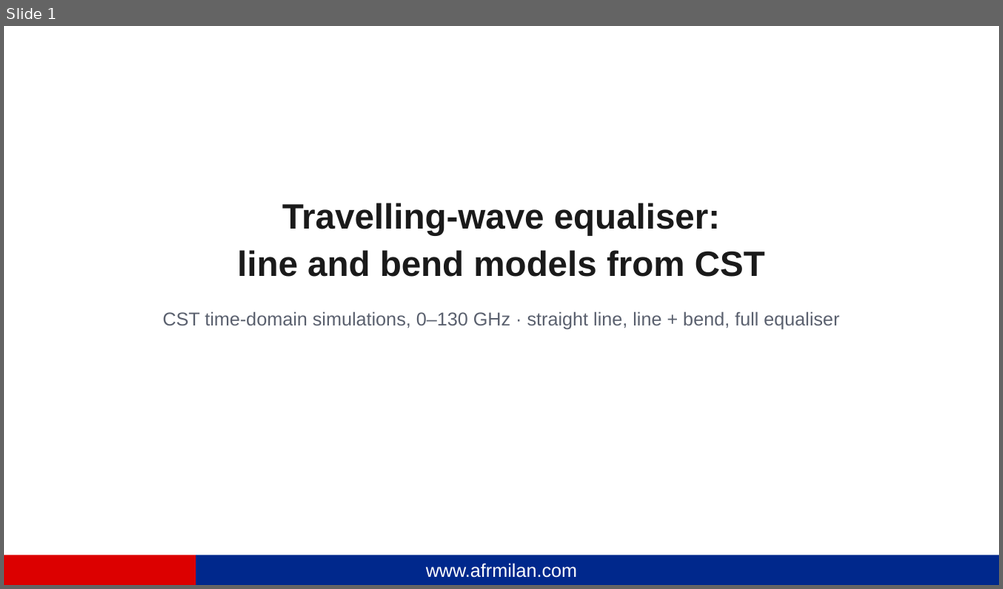
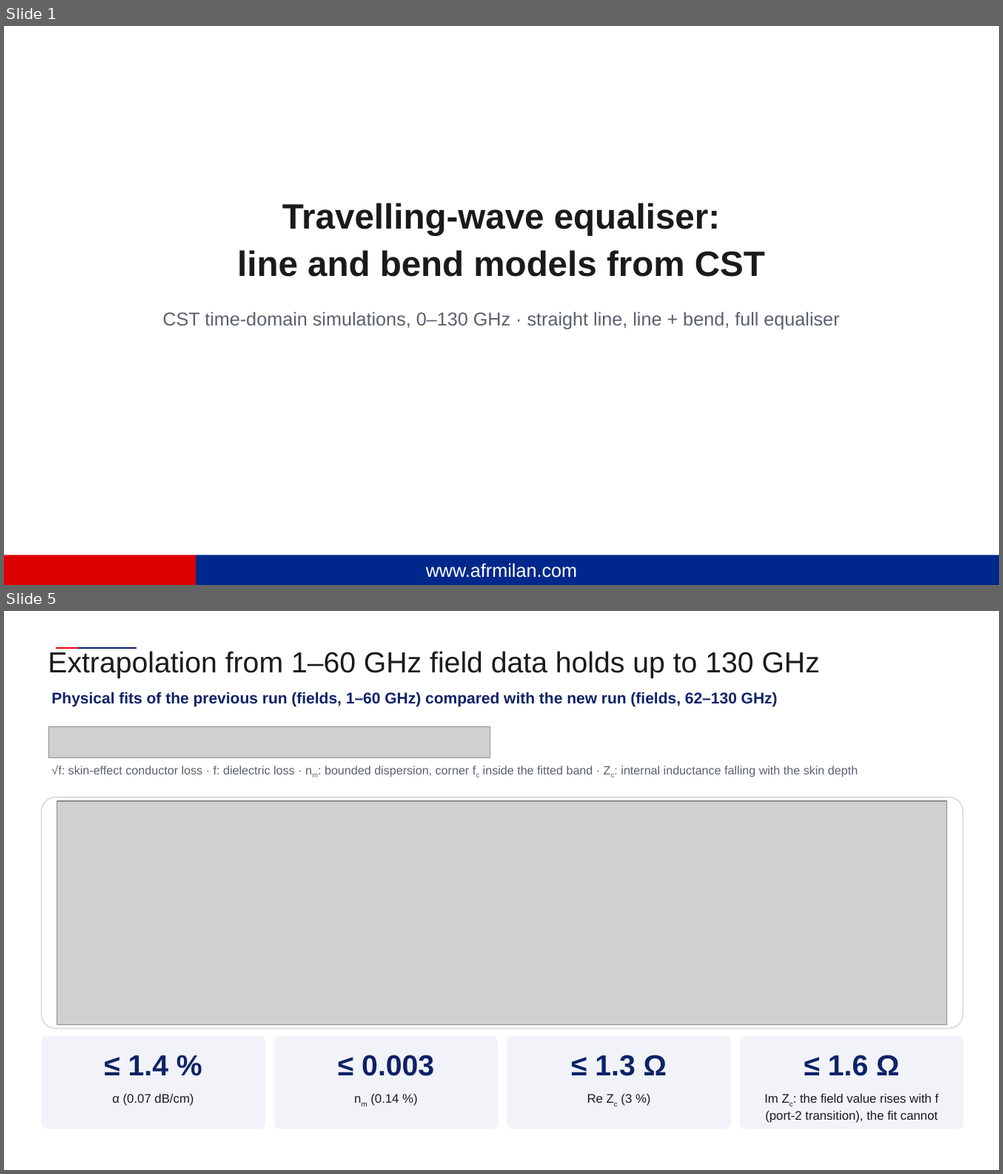
Before and after one commit to andreimuresian/claude, a slide deck: docs/cst/Equalization/Equalisation.pptx. Shown one above the other, each under a label of ours: slide 1 before the commit, slides 1 and 5 after it; the slides between them are not shown. The pictures are 1003x589 and 1003x1174 pixels, drawn with LibreOffice and Linux fonts; fonts in the diff are those of the drawing; grey boxes stand for pictures; background and template pictures are left out. Boxes give left, top, right and bottom in pixels: in the first picture for what was removed or moved away, otherwise in the second. Text is boxed around its words. In the diff, an @@ line names an element or a change of style, - is before the commit and + after.

```diff
--- a/docs/cst/Equalization/Equalisation.pptx
+++ b/docs/cst/Equalization/Equalisation.pptx
@@ slide 5 added at (4, 611, 999, 1170), background #FFFFFF @@
@@ text added at (48, 651, 819, 678), 28 pt, text #1A1A1A @@
+Extrapolation from 1–60 GHz field data holds up to 130 GHz
@@ line added from (56, 648) to (80, 648), #F20013 2 pt @@
@@ line added from (78, 648) to (136, 648), #0E2268 2 pt @@
@@ text added at (51, 692, 777, 707), 15 pt, text #0E2268, bold @@
+Physical fits of the previous run (fields, 1–60 GHz) compared with the new run (fields, 62–130 GHz)
@@ picture added at (48, 726, 489, 758) @@
@@ text added at (51, 765, 857, 777), 11.5 pt, text #5A606E @@
+√f: skin-effect conductor loss · f: dielectric loss · nm: bounded dispersion, corner fc inside the fitted band · Zc: internal inductance falling with the skin depth
@@ rounded rectangle added at (41, 797, 963, 1029), fill #FFFFFF, outline #D9DCE3 1.25 pt @@
@@ picture added at (57, 801, 946, 1025) @@
@@ rounded rectangle added at (41, 1037, 265, 1130), fill #F1F3F8 @@
@@ rounded rectangle added at (274, 1037, 498, 1130), fill #F1F3F8 @@
@@ rounded rectangle added at (507, 1037, 731, 1130), fill #F1F3F8 @@
@@ rounded rectangle added at (740, 1037, 964, 1130), fill #F1F3F8 @@
@@ text added at (128, 1056, 168, 1076), 28 pt, text #0E2268, bold @@
+≤ 1.4 %
@@ text added at (361, 1055, 434, 1076), 28 pt, text #0E2268, bold @@
+≤ 0.003
@@ text added at (595, 1055, 666, 1076), 28 pt, text #0E2268, bold @@
+≤ 1.3 Ω
@@ text added at (828, 1055, 899, 1076), 28 pt, text #0E2268, bold @@
+≤ 1.6 Ω
@@ text added at (112, 1094, 193, 1106), 12 pt, text #1A1A1A @@
+α (0.07 dB/cm)
@@ text added at (370, 1094, 398, 1106), 12 pt, text #1A1A1A @@
+nm (0.14 %)
@@ text added at (587, 1094, 632, 1106), 12 pt, text #1A1A1A @@
+Re Zc (3 %)
@@ text added at (764, 1094, 939, 1123), 12 pt, text #1A1A1A @@
+Im Zc: the field value rises with f (port-2 transition), the fit cannot
```
Also in this commit, not shown: 1 slide changed, 2 other slides added, 1 slide removed, 19 other files.
